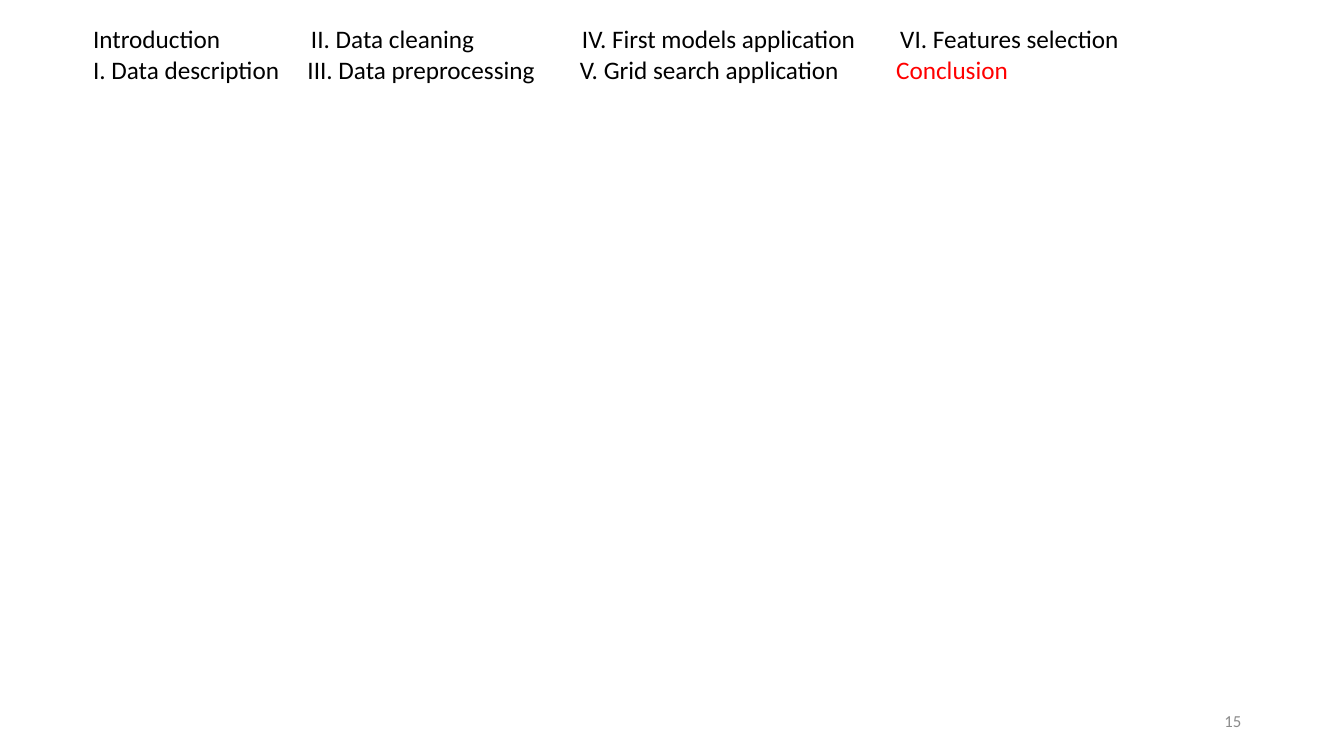
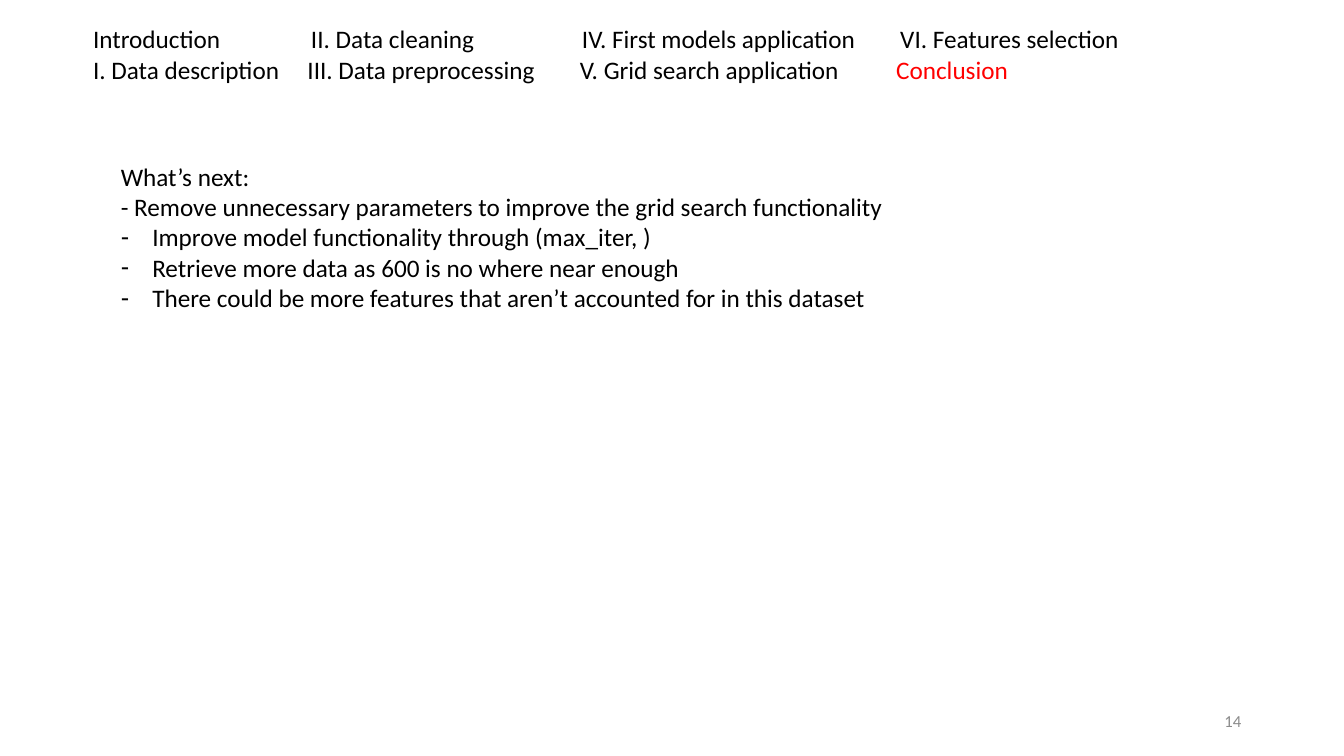
Before and after one commit to mqarmout/HCV_classification, a slide deck: slide 14 of Term Project - Group 6.pptx (slide 15 before the commit). Drawn at 1344x756 pixels with LibreOffice and Linux fonts; fonts in the diff are those of the drawing. Boxes give left, top, right and bottom in pixels: in the first picture for what was removed or moved away, otherwise in the second. Text is boxed around its words. In the diff, an @@ line names an element or a change of style, - is before the commit and + after.

```diff
--- a/Term Project - Group 6.pptx
+++ b/Term Project - Group 6.pptx
@@ text added at [121,168,882,308], 18 pt, text #000000 @@
+What’s next:
+- Remove unnecessary parameters to improve the grid search functionality
+– Improve model functionality through (max_iter, )
+– Retrieve more data as 600 is no where near enough
+– There could be more features that aren’t accounted for in this dataset
@@ page number at [1224,716,1241,727]: text changed @@
-15
+14
```
Also in this commit, not shown: 2 other slides changed, 1 slide removed, 1 other file.
